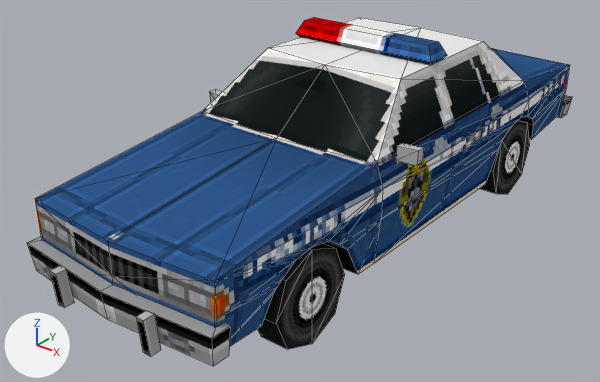
Two versions of the Blender file Assets/Models/PSX_Style_Cars_by_GGBot_(August2023)/Car 05/Car5_Police.blend, one commit apart.
Both versions are drawn from a 50 mm camera at (5.09, -7.31, 4.65) aimed at (-0.26, -0.62, 0.5). The axes (+X, +Y, +Z) are drawn at lower left. The lights are the same throughout. The older version comes first. Mesh edges are drawn as thin lines.

Objects in the first picture: 'Car5_Police'.
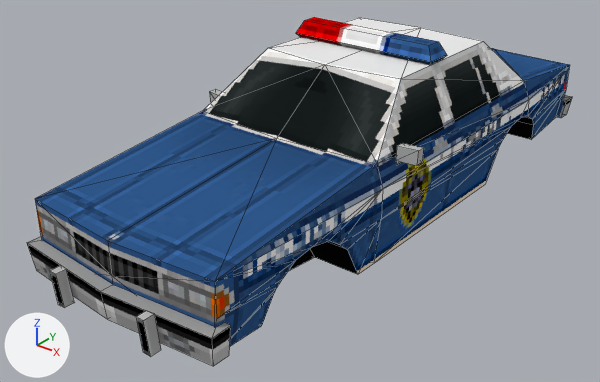
Changed parts and their boxes (x1, y1, x2, y2) in the pictures (600 x 382 px):
```json
{"part": 1, "of": "me_car5_police", "change": "deleted", "before": [257, 243, 345, 349]}
{"part": 2, "of": "me_car5_police", "change": "deleted", "before": [479, 120, 530, 194]}
```

The change, as JSON lines over the scene's bpy script:
```json
{"block": "me_car5_police", "where": "# used by ob_car5_police; location = (0.0, 0.0, 0.0); rotation_euler = (1.571, 0.0, 0.0), in degrees (90, 0, 0)"}
{"op": "remove", "block": "me_car5_police", "code": "me_car5_police.from_pydata(...)  # 265 vertices, 306 faces; spans x -1.39..1.39, y -0.03..2.22, z -3.64..3.73"}
{"op": "add", "block": "me_car5_police", "code": "me_car5_police.from_pydata(...)  # 201 vertices, 242 faces; spans x -1.39..1.39, y 0.35..2.22, z -3.64..3.73"}
{"block": "me_car5_police", "change": "me_car5_police part 1: the loose piece of 16 vertices spanning x 0.88..1.2, y -0.03..0.99, z 1.75..2.77 is deleted"}
{"block": "me_car5_police", "change": "me_car5_police part 2: the loose piece of 16 vertices spanning x 0.88..1.2, y -0.03..0.99, z -2.32..-1.3 is deleted"}
{"block": "me_car5_police", "change": "other edits to the shape of me_car5_police do not show in these pictures"}
```
